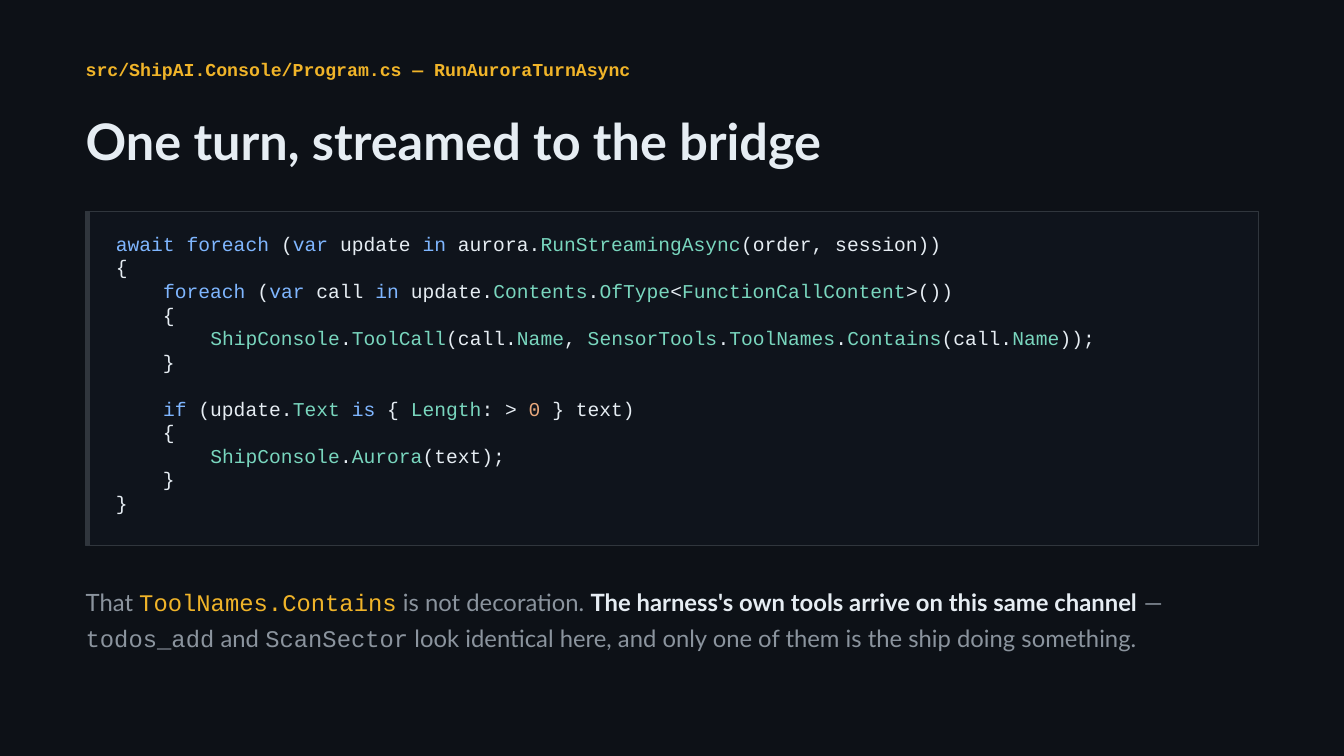
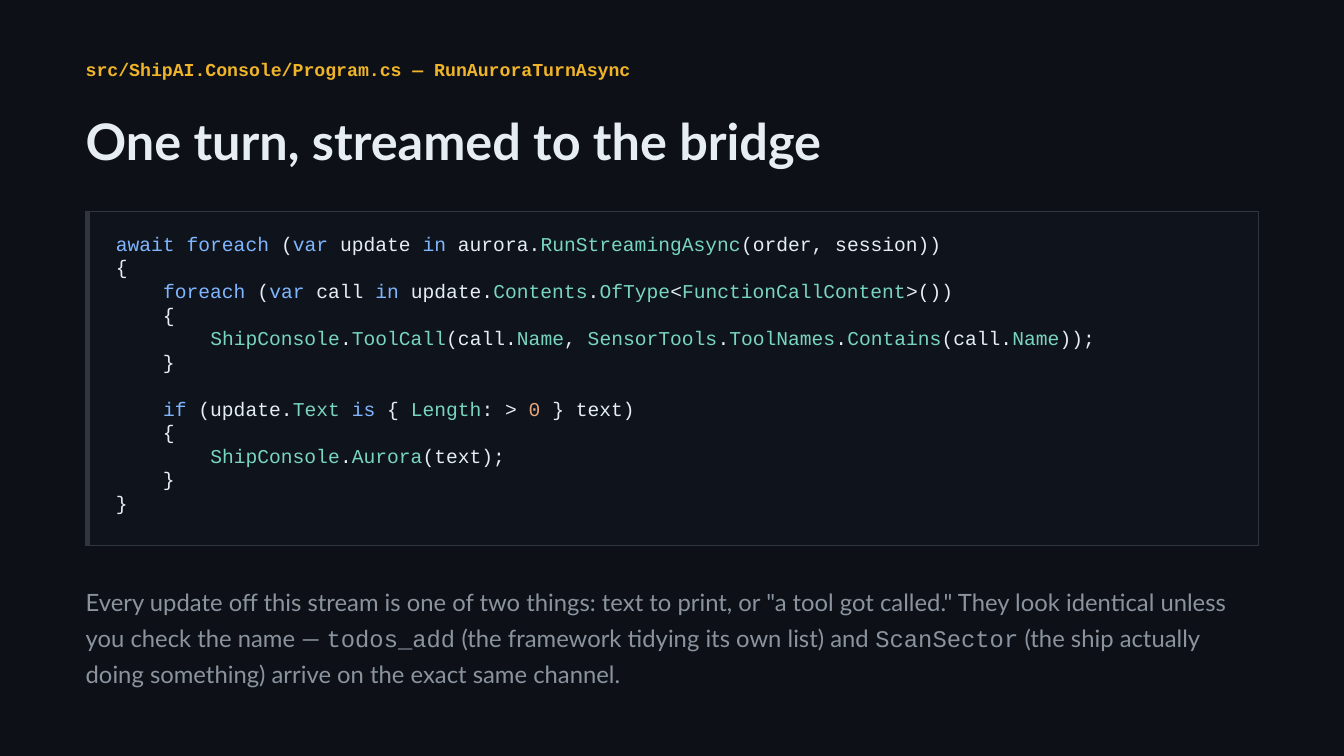
Before and after one commit to stuartdotnet/ship-ai-harness, a slide deck: slide 12 of docs/talk/ship-ai-harness-talk.pptx. Drawn at 1344x756 pixels with LibreOffice and Linux fonts; fonts in the diff are those of the drawing. Boxes give left, top, right and bottom in pixels: in the first picture for what was removed or moved away, otherwise in the second. Text is boxed around its words. In the diff, an @@ line names an element or a change of style, - is before the commit and + after.

Commit message:
Fixes and presentation updates

```diff
--- a/docs/talk/ship-ai-harness-talk.pptx
+++ b/docs/talk/ship-ai-harness-talk.pptx
@@ text at (86, 593, 1226, 688): text changed @@
-That ToolNames.Contains is not decoration. The harness's own tools arrive on this same channel — todos_add and ScanSector look identical here, and only one of them is the ship doing something.
+Every update off this stream is one of two things: text to print, or "a tool got called." They look identical unless you check the name — todos_add (the framework tidying its own list) and ScanSector (the ship actually doing something) arrive on the exact same channel.
```
Also in this commit, not shown: 5 other slides changed, 17 other files.
